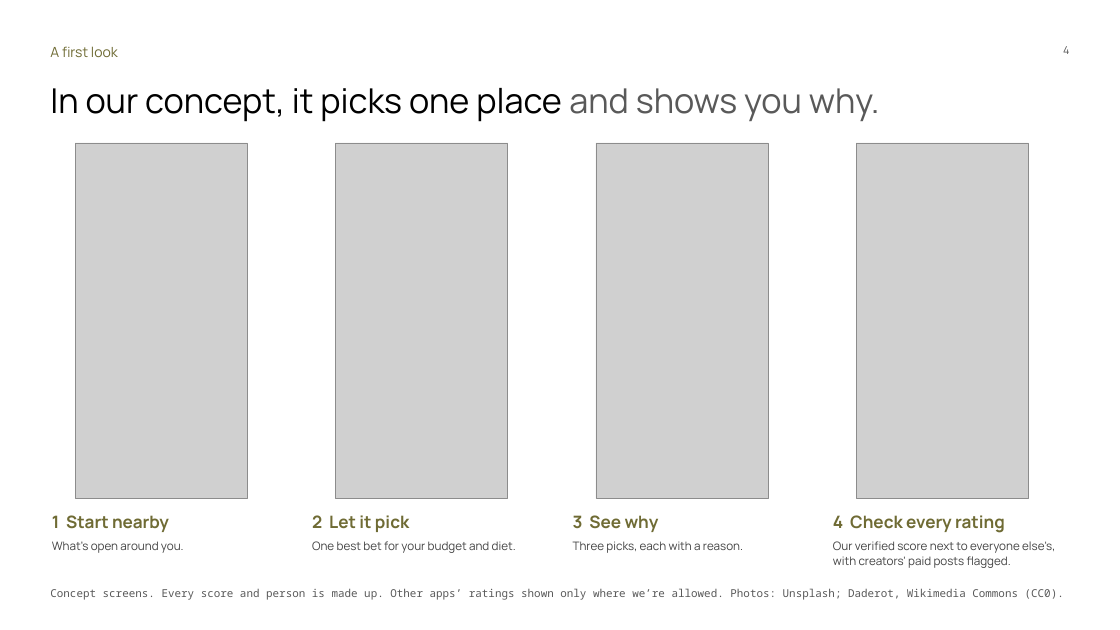
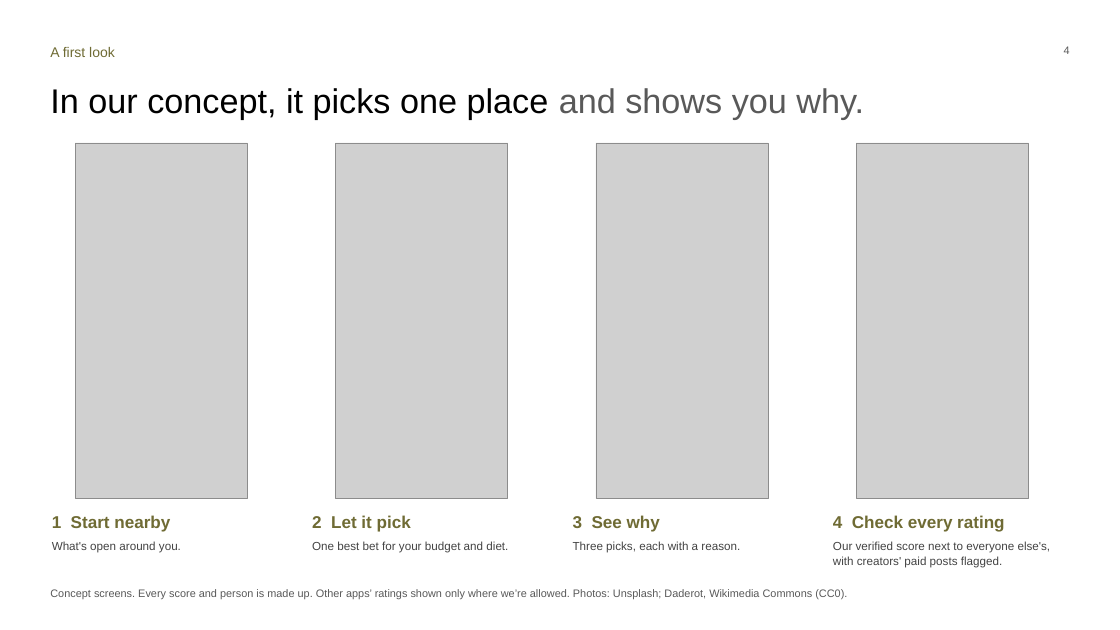
Before and after one commit to Dinguusto/Alex-s-workout-app, a slide deck: slide 4 of ENTR_4501_Gate_2_deck_readable.pptx. Drawn at 1120x630 pixels with LibreOffice and Linux fonts; fonts in the diff are those of the drawing; grey boxes stand for pictures. Boxes give left, top, right and bottom in pixels: in the first picture for what was removed or moved away, otherwise in the second. Text is boxed around its words. In the diff, an @@ line names an element or a change of style, - is before the commit and + after.

```diff
--- a/ENTR_4501_Gate_2_deck_readable.pptx
+++ b/ENTR_4501_Gate_2_deck_readable.pptx
@@ font Manrope to Arial in 10 elements at bbox=[50, 47, 115, 57], bbox=[50, 88, 864, 119], bbox=[52, 515, 170, 532], bbox=[52, 541, 181, 553], bbox=[312, 515, 411, 532], bbox=[312, 541, 508, 553], bbox=[573, 515, 660, 532], bbox=[573, 541, 740, 553], bbox=[833, 515, 1004, 532], bbox=[833, 541, 1051, 568] @@
@@ text "Concept screens. Every score and ..." at bbox=[50, 589, 847, 600]: font Noto Sans Mono to Arial @@
```
Also in this commit, not shown: 11 other slides changed, 1 other file.
